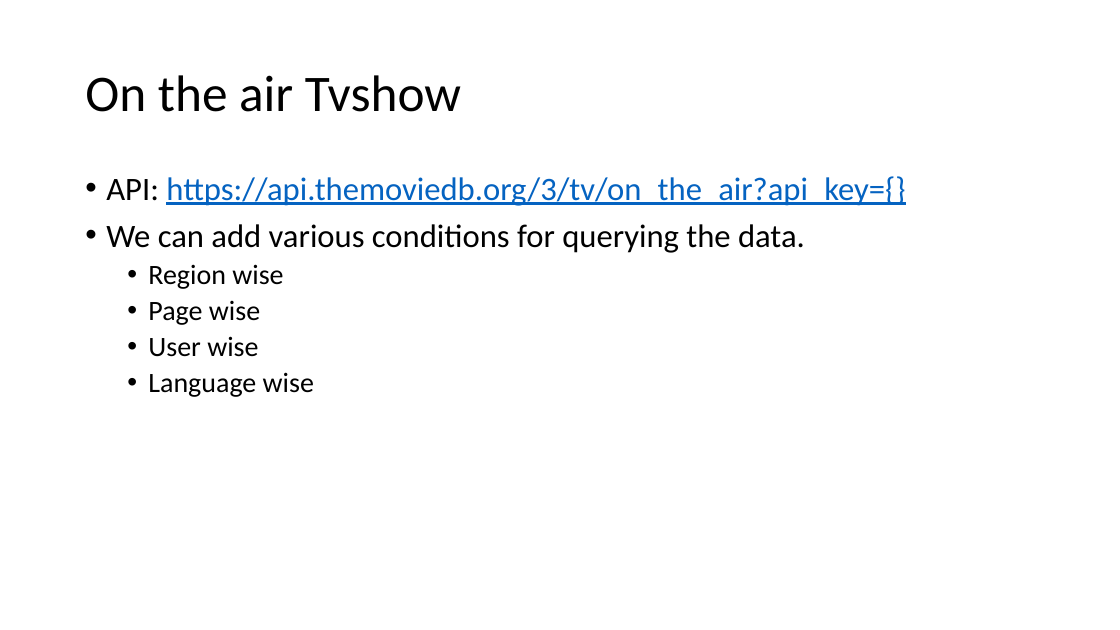
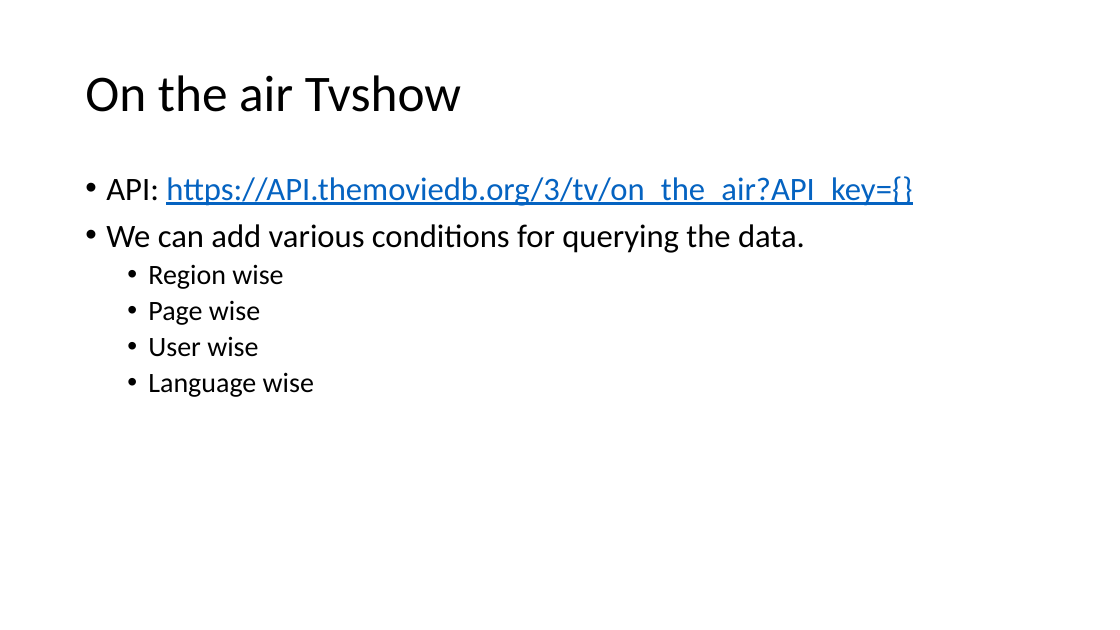
Before and after one commit to akhiln28/ontology_assignment2, a slide deck: slide 5 of presentation.pptx. Drawn at 1120x630 pixels with LibreOffice and Linux fonts; fonts in the diff are those of the drawing. Boxes give left, top, right and bottom in pixels: in the first picture for what was removed or moved away, otherwise in the second. Text is boxed around its words. In the diff, an @@ line names an element or a change of style, - is before the commit and + after.

```diff
--- a/presentation.pptx
+++ b/presentation.pptx
@@ text at (106, 176, 912, 206): text changed @@
-• API: https://api.themoviedb.org/3/tv/on_the_air?api_key={}
+• API: https://API.themoviedb.org/3/tv/on_the_air?API_key={}
```
Also in this commit, not shown: 6 other slides changed, 6 other files.
